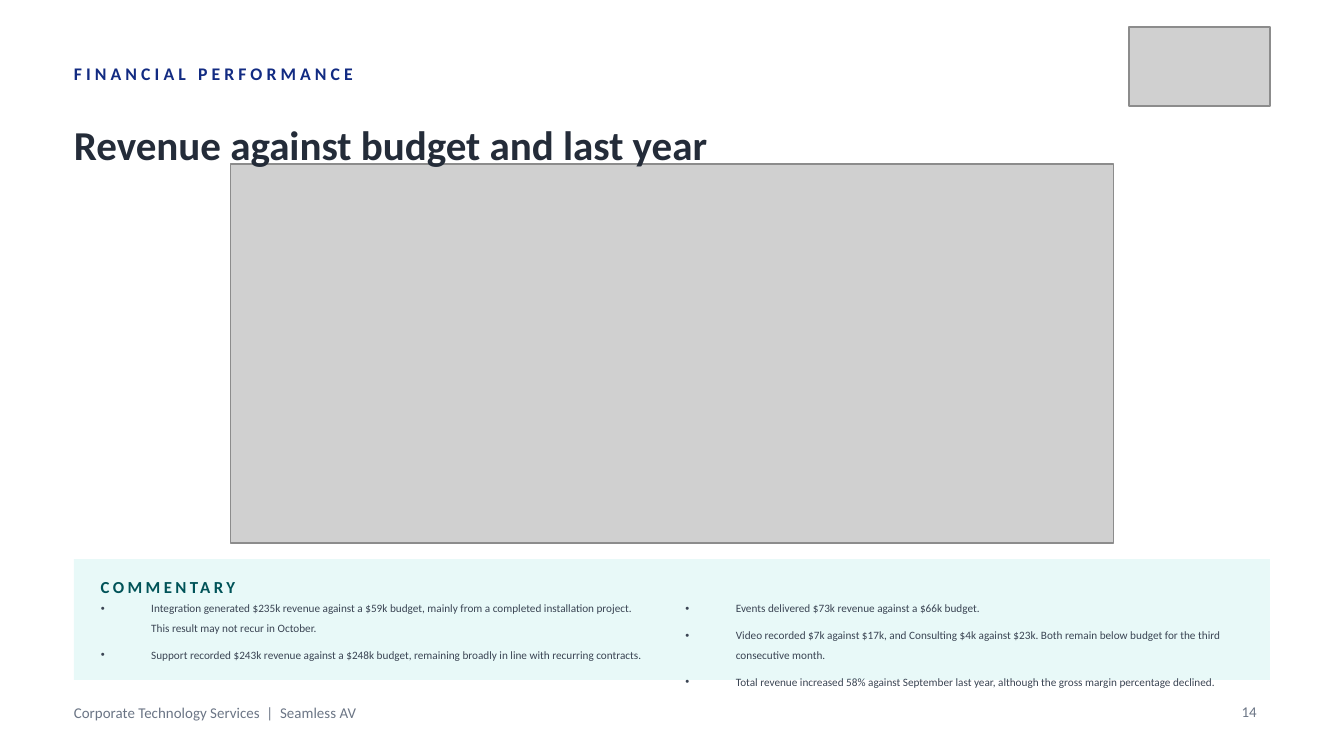
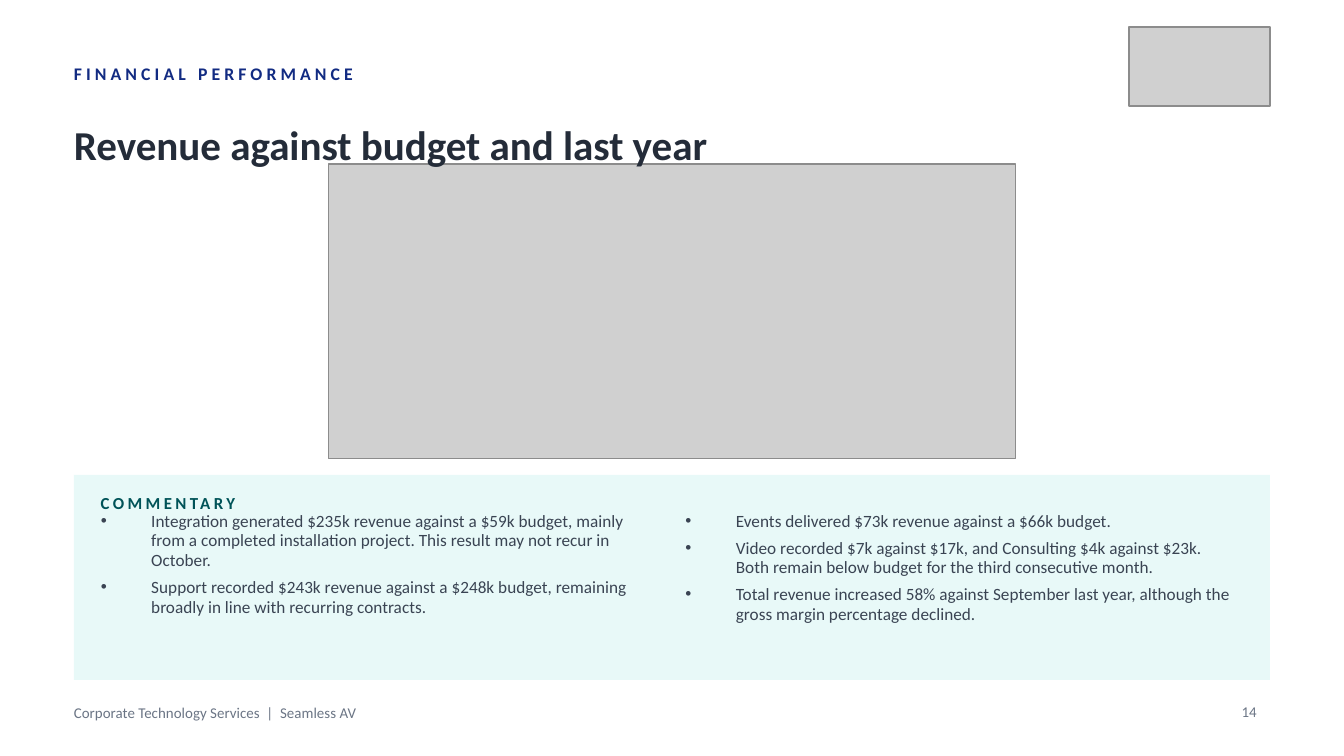
Before and after one commit to WesleyNelson-O33/Claude, a slide deck: slide 14 of deck/CTS Monthly Business Review - 30092026.pptx. Drawn at 1344x756 pixels with LibreOffice and Linux fonts; fonts in the diff are those of the drawing; grey boxes stand for pictures. Boxes give left, top, right and bottom in pixels: in the first picture for what was removed or moved away, otherwise in the second. Text is boxed around its words. In the diff, an @@ line names an element or a change of style, - is before the commit and + after.

```diff
--- a/deck/CTS Monthly Business Review - 30092026.pptx
+++ b/deck/CTS Monthly Business Review - 30092026.pptx
@@ picture resized from (x1=230, y1=164, x2=1113, y2=543) to (x1=328, y1=164, x2=1015, y2=458) @@
@@ rectangle resized from (x1=74, y1=559, x2=1270, y2=680) to (x1=74, y1=474, x2=1270, y2=680) @@
@@ text "COMMENTARY" moved from (x1=101, y1=570, x2=504, y2=603) to (x1=101, y1=485, x2=504, y2=519) @@
@@ text "Integration generated $235k revenue against ..." moved from (x1=151, y1=604, x2=641, y2=661) to (x1=151, y1=515, x2=626, y2=616) @@
@@ text "Integration generated $235k revenue against ..." at (x1=151, y1=515, x2=626, y2=616): size 6 to 9.2 pt @@
@@ text "Events delivered $73k revenue against ..." at (x1=736, y1=515, x2=1229, y2=623): size 6 to 9.2 pt @@
@@ text "Events delivered $73k revenue against ..." moved from (x1=736, y1=604, x2=1220, y2=688) to (x1=736, y1=515, x2=1229, y2=623) @@
```
Also in this commit, not shown: 20 other slides changed, 1 other file.
